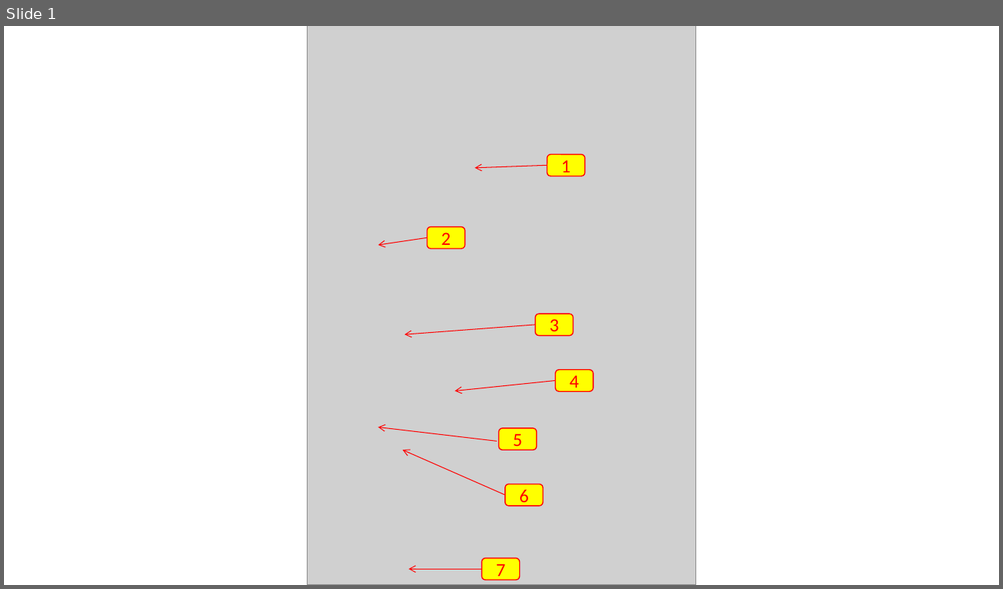
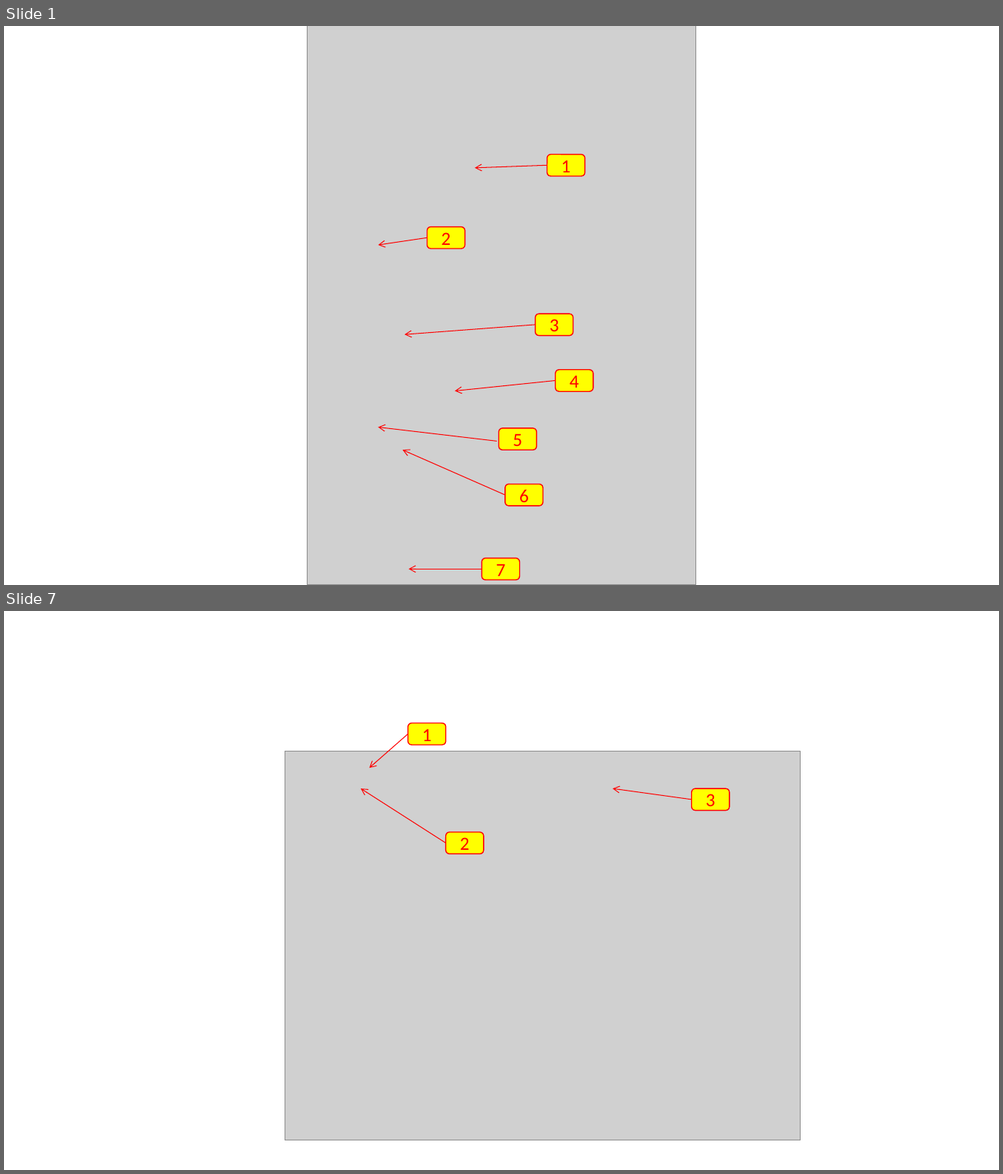
Before and after one commit to COM-LAB-I-2565/COM-LAB-I-LabSheet-5, a slide deck: Pictures/pictures.pptx. Shown one above the other, each under a label of ours: slide 1 before the commit, slides 1 and 7 after it; the slides between them are not shown. The pictures are 1003x589 and 1003x1174 pixels, drawn with LibreOffice and Linux fonts; fonts in the diff are those of the drawing; grey boxes stand for pictures. Boxes give left, top, right and bottom in pixels: in the first picture for what was removed or moved away, otherwise in the second. Text is boxed around its words. In the diff, an @@ line names an element or a change of style, - is before the commit and + after.

```diff
--- a/Pictures/pictures.pptx
+++ b/Pictures/pictures.pptx
@@ slide 7 added at [4, 611, 999, 1170], background #FFFFFF @@
@@ arrow added from (407, 734) to (370, 768), #FF0000 0.75 pt @@
@@ rounded rectangle added at [407, 723, 446, 744], fill #FFFF00, outline #FF0000 1 pt, 18 pt, text #FF0000 @@
+1
@@ picture added at [285, 752, 801, 1141] @@
@@ arrow added from (446, 843) to (361, 789), #FF0000 0.75 pt @@
@@ arrow added from (691, 800) to (613, 789), #FF0000 0.75 pt @@
@@ rounded rectangle added at [691, 789, 729, 810], fill #FFFF00, outline #FF0000 1 pt, 18 pt, text #FF0000 @@
+3
@@ rounded rectangle added at [446, 832, 484, 854], fill #FFFF00, outline #FF0000 1 pt, 18 pt, text #FF0000 @@
+2
```
Also in this commit, not shown: 13 other slides added, 4 slides removed.
